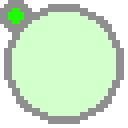
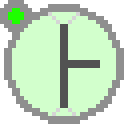
The second 128x128 image is a revision of the first. Changes to its layers:
added layer "Layer 4" above "Layer 2" over [48, 12, 100, 116]
